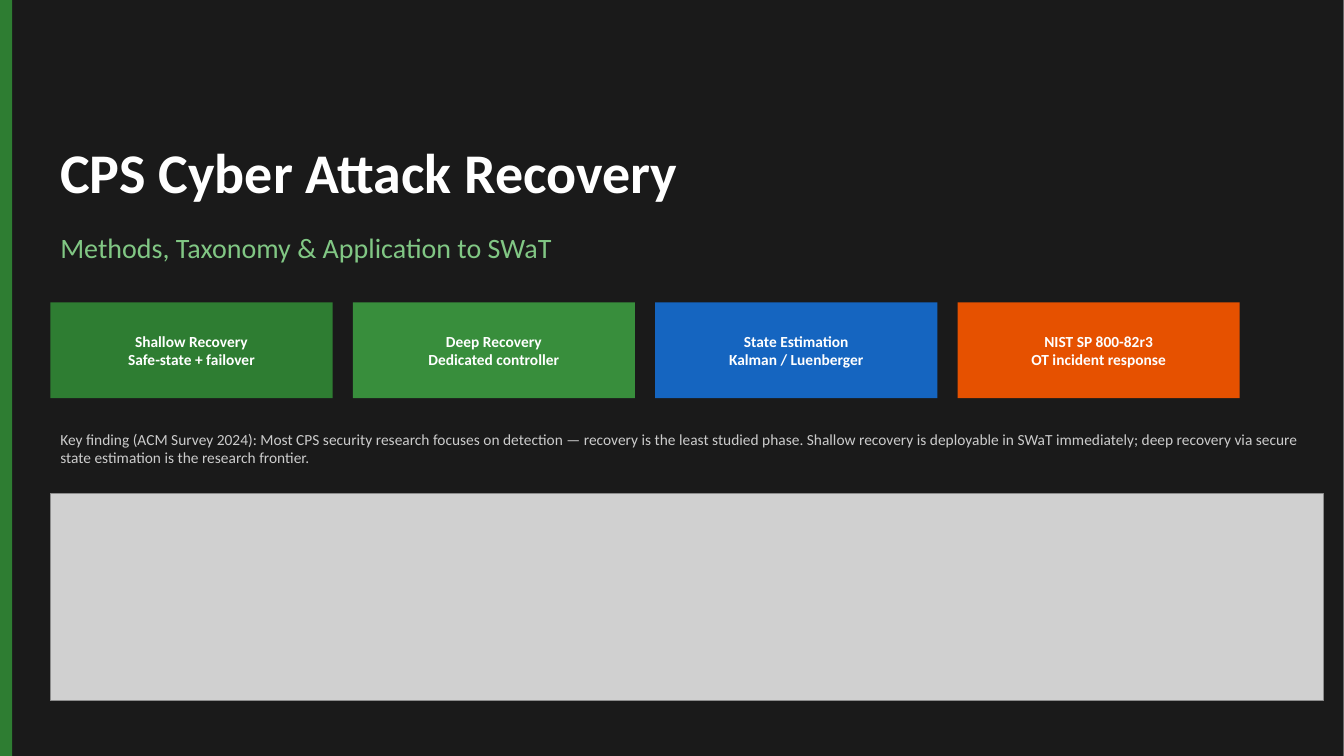
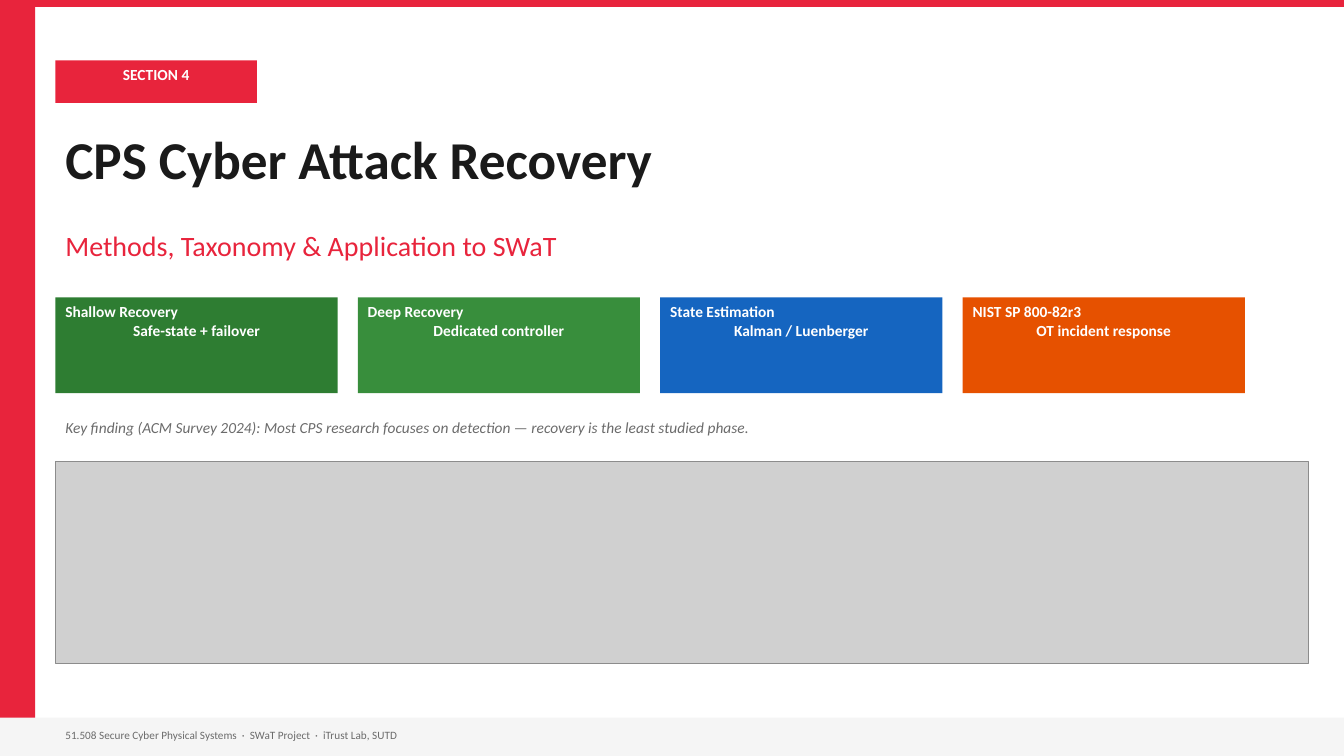
Before and after one commit to kinwee/swat-cps-project, a slide deck: slide 30 of slides/swat_sutd.pptx. Drawn at 1344x756 pixels with LibreOffice and Linux fonts; fonts in the diff are those of the drawing; grey boxes stand for pictures. Boxes give left, top, right and bottom in pixels: in the first picture for what was removed or moved away, otherwise in the second. Text is boxed around its words. In the diff, an @@ line names an element or a change of style, - is before the commit and + after.

Commit message:
fix section dividers (slides 11, 19, 30) to SUTD white theme

```diff
--- a/slides/swat_sutd.pptx
+++ b/slides/swat_sutd.pptx
@@ rectangle: place and size @@
-rectangle at (0,0,12,756)
+rectangle at (0,0,35,756)
@@ rectangle at (0,0,35,756): fill #2E7D32 to #E8243C @@
@@ rectangle removed at (0,0,1344,756) @@
@@ rectangle added at (0,0,1344,7), fill #E8243C @@
@@ rectangle added at (55,60,257,103), fill #E8243C @@
@@ text added at (123,70,190,80), 11 pt, text #FFFFFF, bold @@
+SECTION 4
@@ text "CPS Cyber Attack Recovery" at (65,141,652,188): size 40 to 38 pt, text colour #FFFFFF to #1A1A1A; vertical alignment middle to top @@
@@ text "Methods, Taxonomy & Application to ..." at (65,236,557,261): text colour #81C784 to #E8243C; vertical alignment middle to top @@
@@ 4 rectangles: place and size @@
-4 rectangles at (50,302,1240,398)
+4 rectangles at (55,297,1245,393)
@@ text at (65,306,259,336): text changed @@
-Shallow Recovery
-Safe-state + failover
+Shallow Recovery
+Safe-state + failover
@@ text at (368,307,565,336): text changed @@
-Deep Recovery
-Dedicated controller
+Deep Recovery
+Dedicated controller
@@ text at (670,306,869,339): text changed @@
-State Estimation
-Kalman / Luenberger
+State Estimation
+Kalman / Luenberger
@@ text at (973,306,1171,339): text changed @@
-NIST SP 800-82r3
-OT incident response
+NIST SP 800-82r3
+OT incident response
@@ vertical alignment middle to top in 5 elements at (368,307,565,336), (65,306,259,336), (670,306,869,339), (973,306,1171,339), (65,422,749,436) @@
@@ text at (65,422,749,436): text changed; text colour #CCCCCC to #6B6B6B; italic on @@
-Key finding (ACM Survey 2024): Most CPS security research focuses on detection — recovery is the least studied phase. Shallow recovery is deployable in SWaT immediately; deep recovery via secure state estimation is the research frontier.
+Key finding (ACM Survey 2024): Most CPS research focuses on detection — recovery is the least studied phase.
@@ picture: place and size @@
-picture at (50,494,1324,701)
+picture at (55,462,1309,663)
@@ rectangle added at (0,718,1344,756), fill #F5F5F5 @@
@@ text added at (65,731,397,741), 8 pt, text #6B6B6B @@
+51.508 Secure Cyber Physical Systems · SWaT Project · iTrust Lab, SUTD
```
Also in this commit, not shown: 2 other slides changed.
